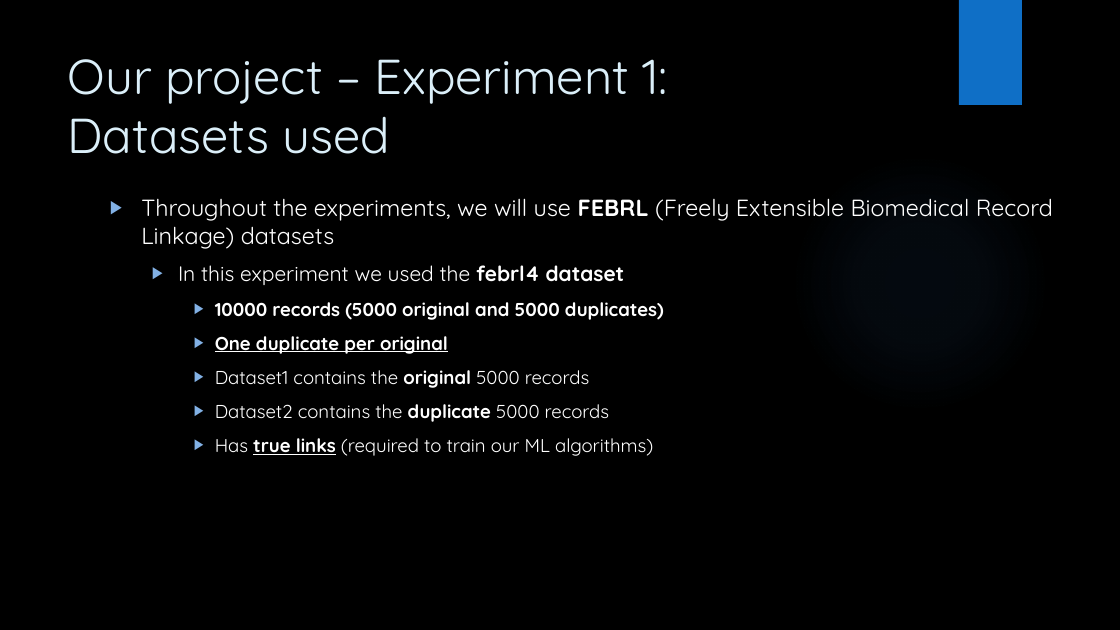
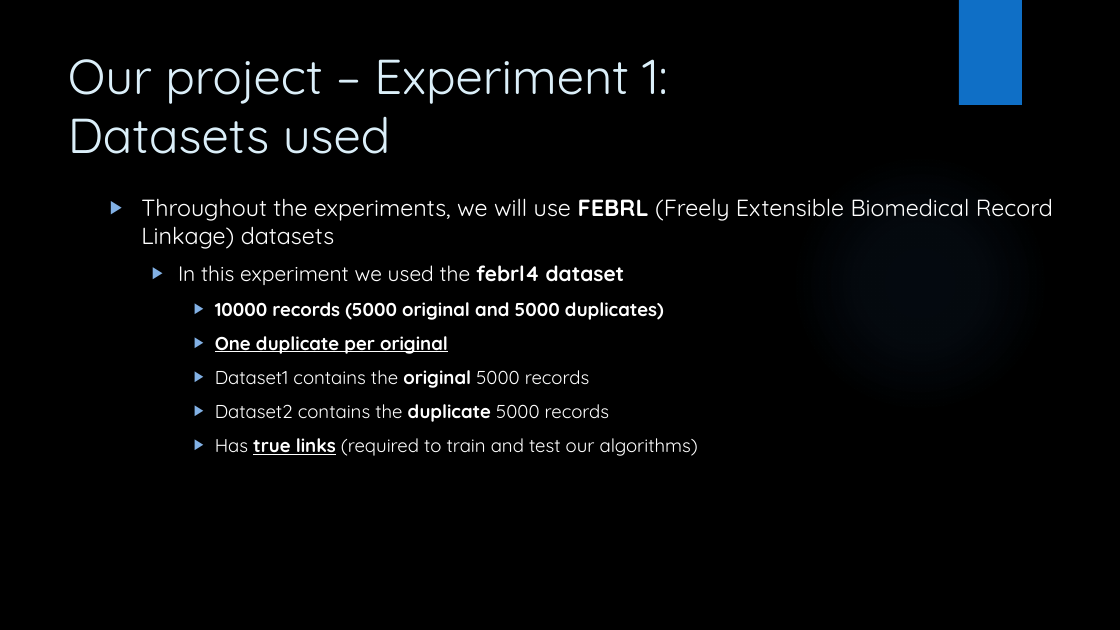
Before and after one commit to frenkowski/ML_aided_RecordLinkage, a slide deck: slide 12 of DA_project_slides.pptx. Drawn at 1120x630 pixels with LibreOffice and Linux fonts; fonts in the diff are those of the drawing; background and template pictures are left out. Boxes give left, top, right and bottom in pixels: in the first picture for what was removed or moved away, otherwise in the second. Text is boxed around its words. In the diff, an @@ line names an element or a change of style, - is before the commit and + after.

```diff
--- a/DA_project_slides.pptx
+++ b/DA_project_slides.pptx
@@ text at [215,438,698,456]: text changed @@
-    ▶ Has true links (required to train our ML algorithms)
+    ▶ Has true links (required to train and test our algorithms)
```
Also in this commit, not shown: 15 other slides changed.
